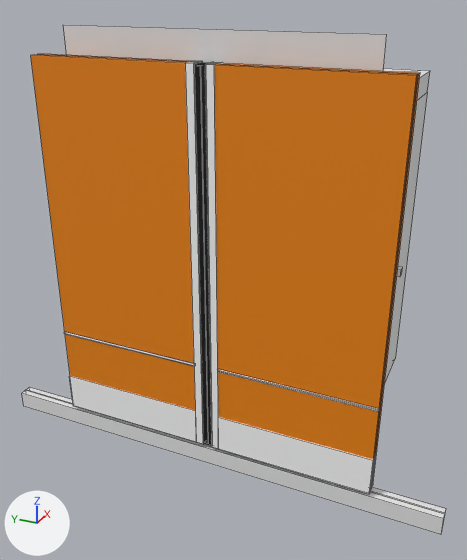
One commit to the FBX model Assets/Meshes/elevator.fbx: the scene before it, then after it.
Both versions are drawn from a 50 mm lens placed at (0.61, -1.51, 1.45), pointed at (4.12, 0.07, -0.3). Lighting does not change. The marker at lower left points along +X, +Y and +Z. Mesh edges are drawn as thin lines. Where no turn or scale is listed for an object, it has been applied to the vertices.

Before the edit, the objects in view are built like this:
```python
me_cube_013 = bpy.data.meshes.new('Cube.013')
me_cube_013.from_pydata(...)  # 72 vertices, 53 faces; spans x -0.08..0.02, y -0.52..0.5, z -1.06..1.22
# faces by material slot: [29, 12, 12]
me_cube_013.materials.append(mat_elevator_metallic)  # white #ffffff
me_cube_013.materials.append(mat_elevator_door)  # orange #f08700
me_cube_013.materials.append(mat_elevator_black_stripe)  # black #080808
me_cube_030 = bpy.data.meshes.new('Cube.030')
me_cube_030.from_pydata(...)  # 72 vertices, 53 faces; spans x -0.08..0.02, y -0.97..0.05, z -1.04..1.24
# faces by material slot: [29, 12, 12]
me_cube_030.materials.append(mat_elevator_metallic)  # white #ffffff
me_cube_030.materials.append(mat_elevator_door)  # orange #f08700
me_cube_030.materials.append(mat_elevator_black_stripe)  # black #080808
me_cube_044 = bpy.data.meshes.new('Cube.044')
me_cube_044.from_pydata(...)  # a box spanning x -0.02..0.02, y -1.46..1.46, z -0.06..0.06; a box spanning x -0.06..-0.03, y -1.46..1.46, z -0.06..0.06
ob_eleavtor_rails = bpy.data.objects.new('eleavtor_rails', me_cube_044)
ob_eleavtor_rails.location = (3.586, 0.0, -1.256)
ob_elevator_door_left = bpy.data.objects.new('elevator_door_left', me_cube_013)
ob_elevator_door_left.location = (3.589, 0.503, -0.114)
ob_elevator_door_right = bpy.data.objects.new('elevator_door_right', me_cube_030)
ob_elevator_door_right.location = (3.594, -0.081, -0.135)
# also in view: 'elevator_room' at (4.33, -0.04, -0.05)
```
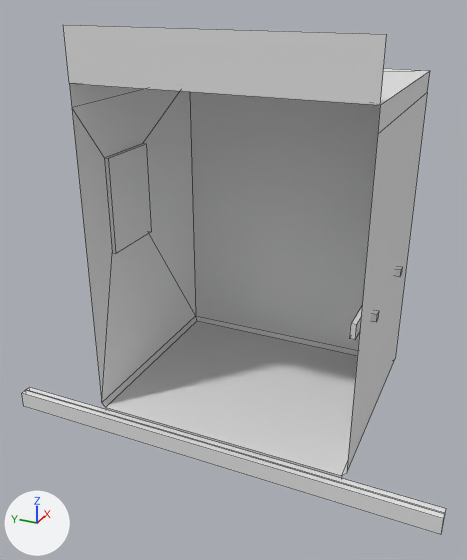
Where the change shows, as pixel boxes (x1, y1, x2, y2) in the pictures (467 x 560 px):
'elevator_door_right', deleted (orange): before (201, 62, 420, 494)
    faces in mat_elevator_door (orange #f08700): (214, 63, 420, 459)
    faces in mat_elevator_metallic (white #ffffff): (205, 62, 379, 494)
    faces in mat_elevator_black_stripe (black #080808): (201, 63, 212, 445)
'elevator_door_left', deleted (orange): before (31, 54, 208, 445)
    faces in mat_elevator_door (orange #f08700): (31, 54, 195, 410)
    faces in mat_elevator_metallic (white #ffffff): (64, 61, 204, 445)
    faces in mat_elevator_black_stripe (black #080808): (195, 63, 208, 444)
'elevator_room', unchanged, uncovered by the edit: before (64, 25, 430, 382); after (64, 25, 430, 478)

The edits, one by one:
Object 'elevator_door_right' (ob_elevator_door_right) is deleted.
Object 'elevator_door_left' (ob_elevator_door_left) is deleted.
